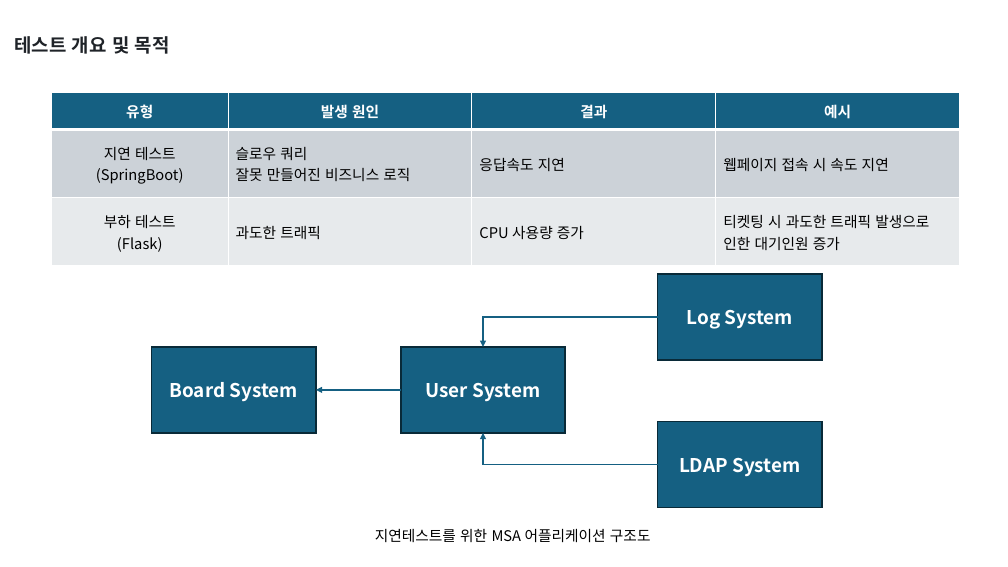
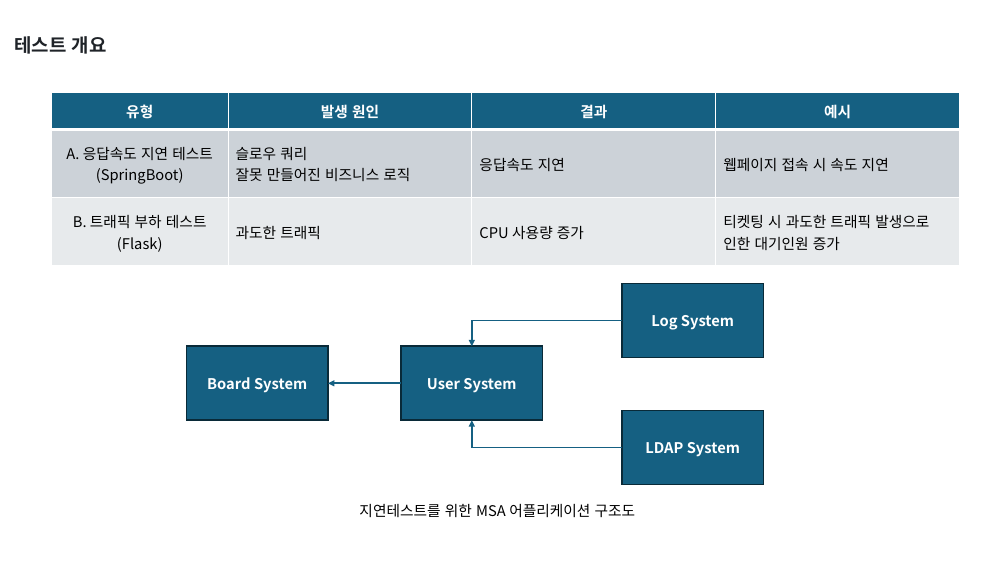
Before and after one commit to kkimsungchul/otel, a slide deck: slide 1 of otel-ppt/테스트 시나리오_v1.0.pptx. Drawn at 1008x567 pixels with LibreOffice and Linux fonts; fonts in the diff are those of the drawing. Boxes give left, top, right and bottom in pixels: in the first picture for what was removed or moved away, otherwise in the second. Text is boxed around its words. In the diff, an @@ line names an element or a change of style, - is before the commit and + after.

Commit message:
2024.07.05 - 테스트 시나리오 minor fix

```diff
--- a/otel-ppt/테스트 시나리오_v1.0.pptx
+++ b/otel-ppt/테스트 시나리오_v1.0.pptx
@@ text at [15,36,107,54]: text changed @@
-테스트 개요 및 목적
+테스트 개요
@@ table at [51,92,961,266] @@
-row 2, column 1: 지연 테스트 / (SpringBoot)
+row 2, column 1: A. 응답속도 지연 테스트 / (SpringBoot)
-row 3, column 1: 부하 테스트 / (Flask)
+row 3, column 1: B. 트래픽 부하 테스트 / (Flask)
@@ rectangle "Log System": place and size @@
-rectangle "Log System" at [658,274,822,360]
+rectangle "Log System" at [622,284,764,358]
@@ elbow arrow moved from (658, 317) - (483, 347) to (622, 321) - (472, 346) @@
@@ rectangle "Board System": place and size @@
-rectangle "Board System" at [151,347,315,433]
+rectangle "Board System" at [187,346,328,420]
@@ rectangle "User System": place and size @@
-rectangle "User System" at [401,347,565,433]
+rectangle "User System" at [402,346,543,420]
@@ arrow moved from (401, 390) - (316, 390) to (402, 383) - (328, 383) @@
@@ size 18 to 14 pt in 4 elements at [402,346,543,420], [187,346,328,420], [622,284,764,358], [622,411,764,485] @@
@@ rectangle "LDAP System": place and size @@
-rectangle "LDAP System" at [658,422,822,508]
+rectangle "LDAP System" at [622,411,764,485]
@@ elbow arrow moved from (658, 465) - (483, 433) to (622, 448) - (472, 420) @@
@@ text "지연테스트를 위한 MSA 어플리케이션 구조도": place and size @@
-text "지연테스트를 위한 MSA 어플리케이션 구조도" at [375,529,651,542]
+text "지연테스트를 위한 MSA 어플리케이션 구조도" at [359,504,636,517]
```
Also in this commit, not shown: 9 other slides changed.
